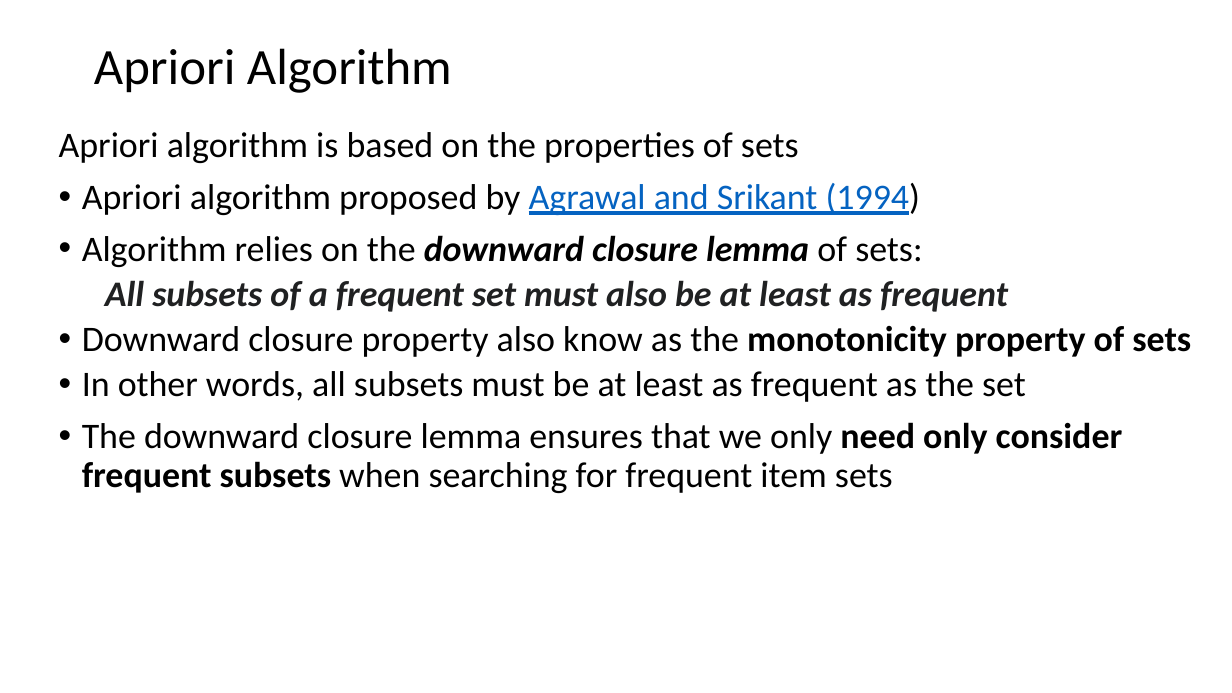
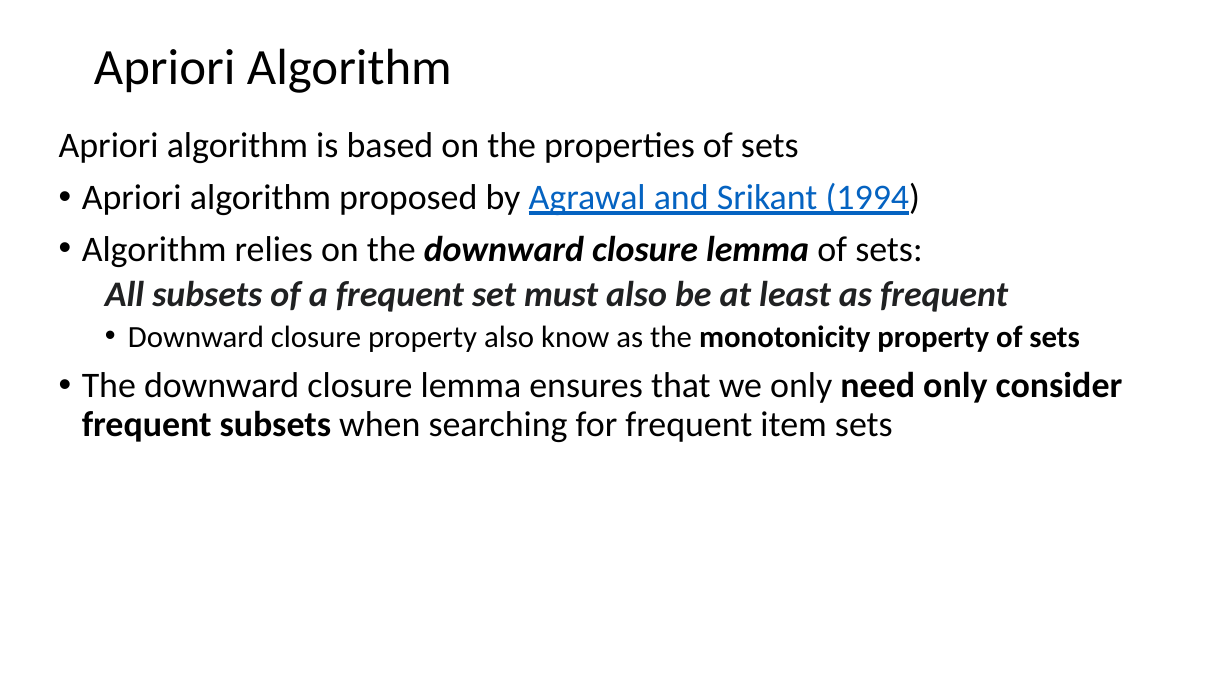
Before and after one commit to tenevian/Harvard-SSP-Data-Mining, a slide deck: slide 12 of slides/13_AssociationsFrequentItems.pptx (slide 11 before the commit). Drawn at 1232x693 pixels with LibreOffice and Linux fonts; fonts in the diff are those of the drawing. Boxes give left, top, right and bottom in pixels: in the first picture for what was removed or moved away, otherwise in the second. Text is boxed around its words. In the diff, an @@ line names an element or a change of style, - is before the commit and + after.

```diff
--- a/slides/13_AssociationsFrequentItems.pptx
+++ b/slides/13_AssociationsFrequentItems.pptx
@@ text at (128, 325, 1079, 352): size 28 to 24 pt in "Downward closure property also know as the ..."; list level 2 to 3 in "Downward closure property also know ..." @@
@@ text at (82, 371, 1026, 402): paragraph removed @@
-  • In other words, all subsets must be at least as frequent as the set
```
Also in this commit, not shown: 3 other slides changed, 2 slides added.
